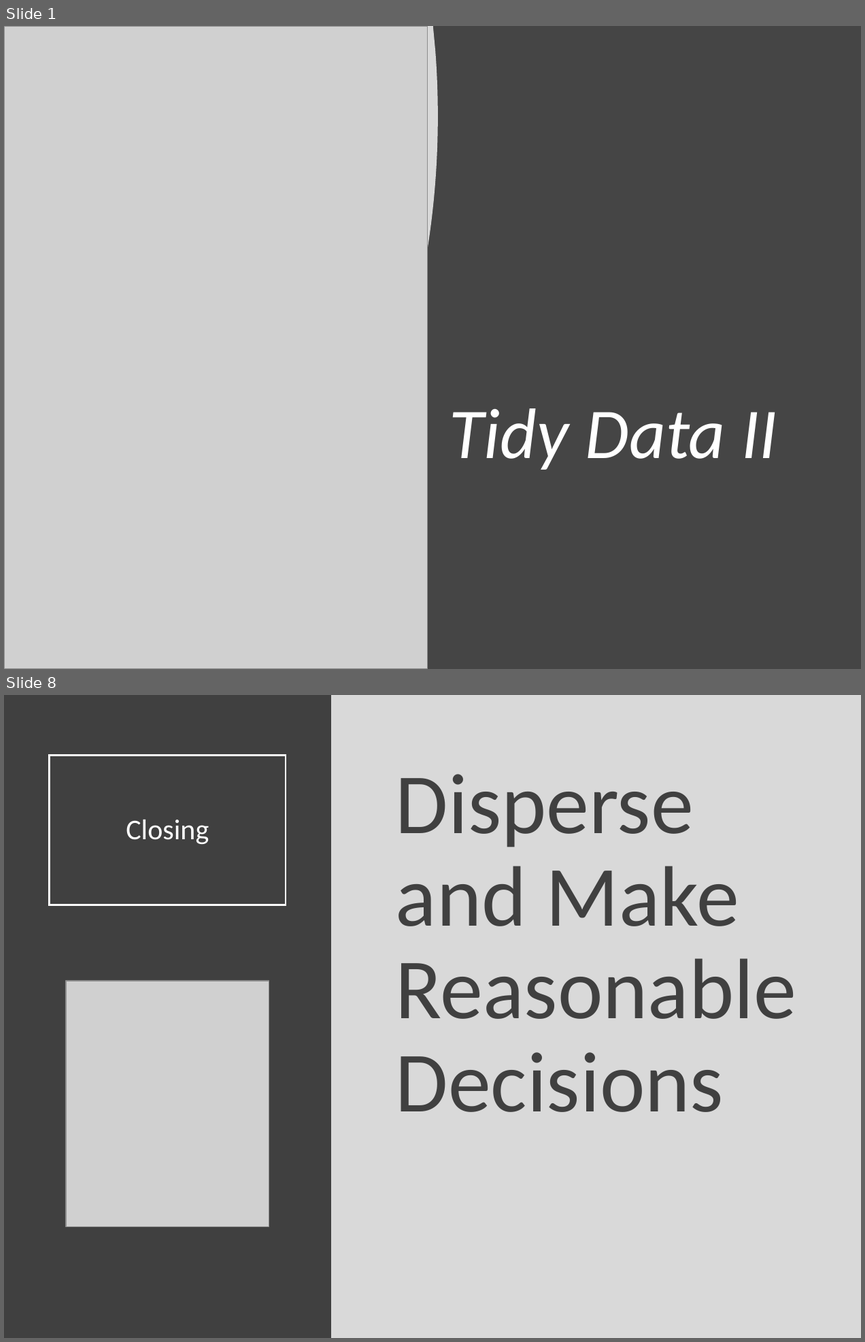
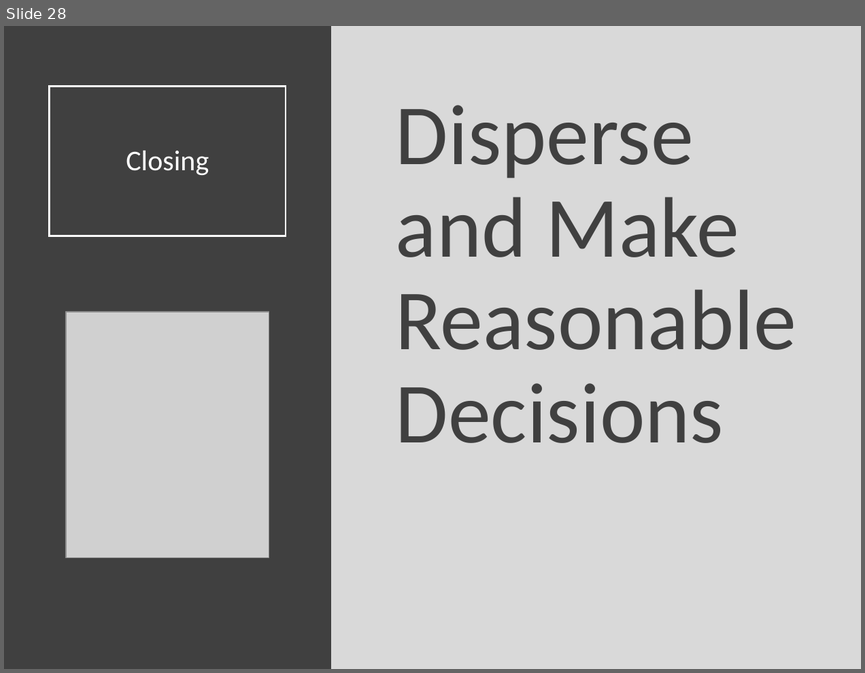
Before and after one commit to Yixf-Self/STOR320_WEBSITE, a slide deck: Lecture/Lecture 14/Lecture 14.pptx. Shown one above the other, each under a label of ours: slides 1 and 8 before the commit, slide 28 after it; the slides between them are not shown. The pictures are 865x1342 and 865x673 pixels, drawn with LibreOffice and Linux fonts; fonts in the diff are those of the drawing; grey boxes stand for pictures. Boxes give left, top, right and bottom in pixels: in the first picture for what was removed or moved away, otherwise in the second. Text is boxed around its words. In the diff, an @@ line names an element or a change of style, - is before the commit and + after.

```diff
--- a/Lecture/Lecture 14/Lecture 14.pptx
+++ b/Lecture/Lecture 14/Lecture 14.pptx
@@ slide 1 removed at (x1=4, y1=26, x2=861, y2=669), background #454545 @@
@@ freeform shape removed at (x1=4, y1=26, x2=438, y2=669) @@
@@ picture removed at (x1=4, y1=26, x2=427, y2=669) @@
@@ title removed at (x1=449, y1=408, x2=778, y2=469) @@
-Tidy Data II
@@ what was slide 8 is now slide 28 @@
```
Also in this commit, not shown: 27 slides added, 6 other slides removed, 6 other files.
